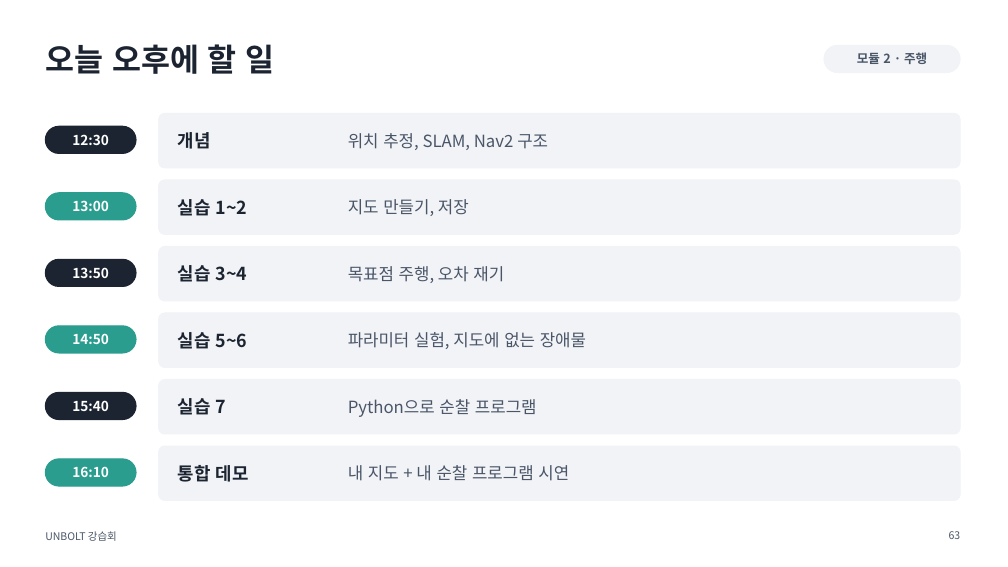
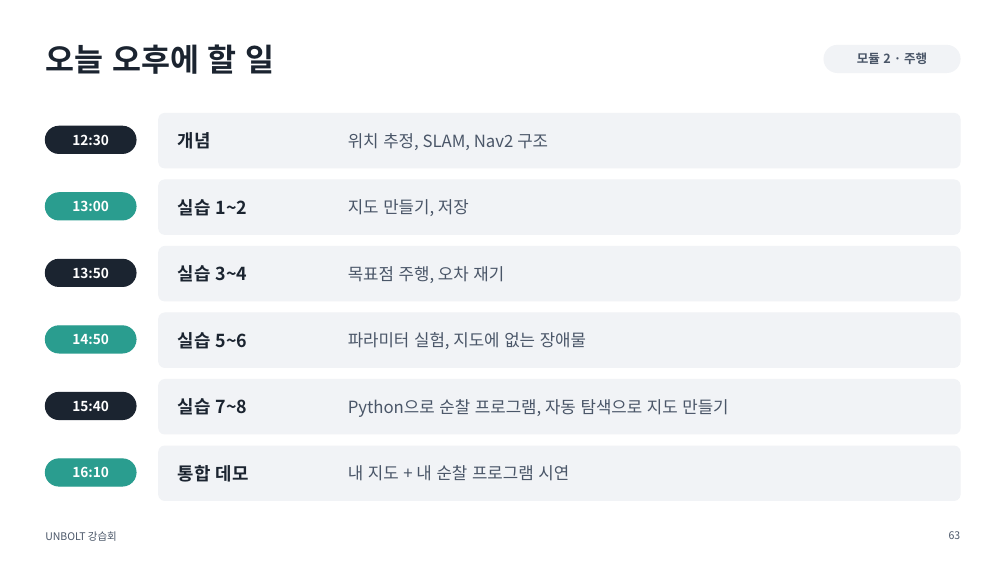
Before and after one commit to sejiny3/AIRLAB, a slide deck: slide 63 of workshop/slides/UNBOLT_workshop.pptx. Drawn at 1008x567 pixels with LibreOffice and Linux fonts; fonts in the diff are those of the drawing. Boxes give left, top, right and bottom in pixels: in the first picture for what was removed or moved away, otherwise in the second. Text is boxed around its words. In the diff, an @@ line names an element or a change of style, - is before the commit and + after.

```diff
--- a/workshop/slides/UNBOLT_workshop.pptx
+++ b/workshop/slides/UNBOLT_workshop.pptx
@@ text at [178, 398, 248, 415]: text changed @@
-실습 7
+실습 7~8
@@ text at [348, 399, 728, 417]: text changed @@
-Python으로 순찰 프로그램
+Python으로 순찰 프로그램, 자동 탐색으로 지도 만들기
```
Also in this commit, not shown: 5 other slides changed, 4 slides added, 29 other files.
